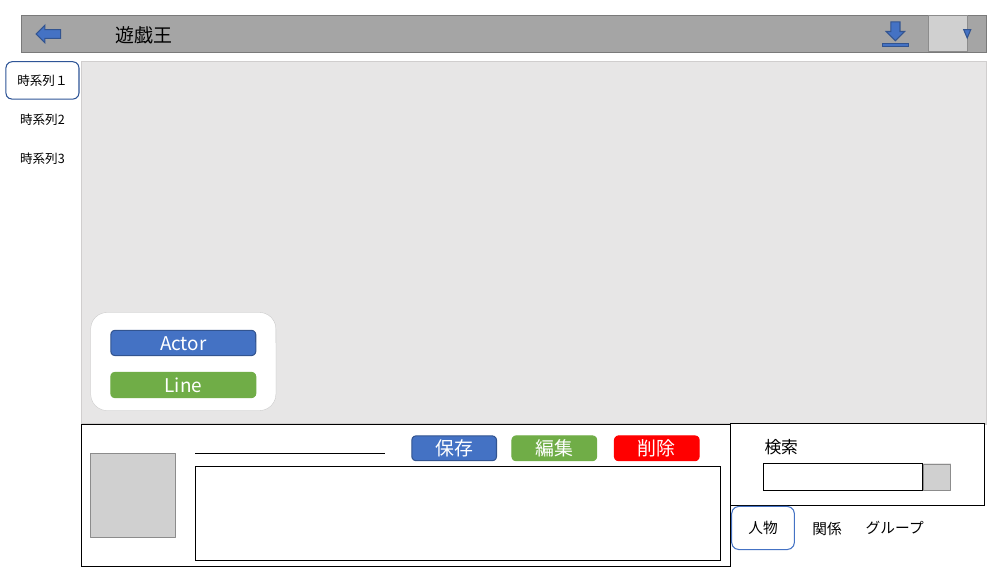
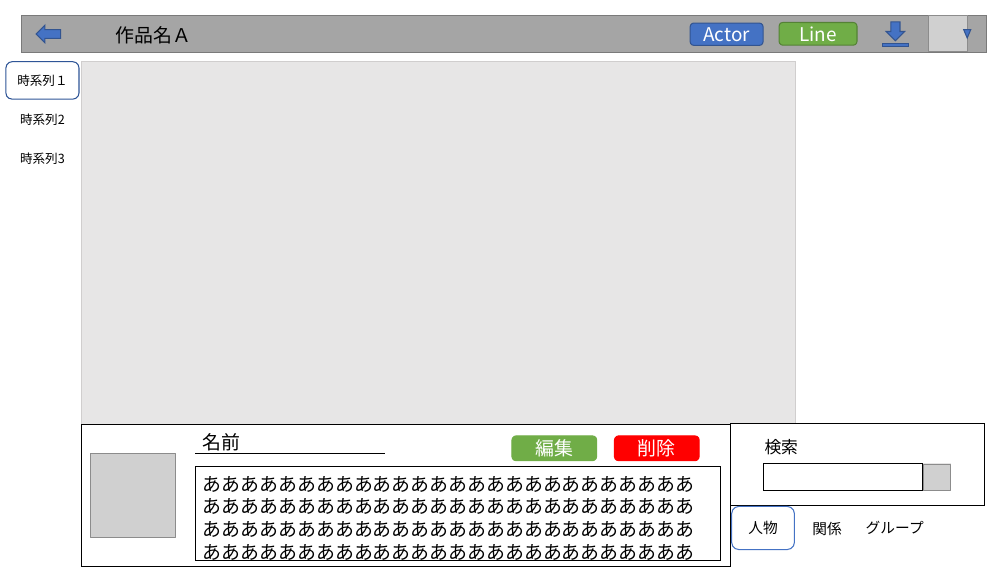
Before and after one commit to exitanz/graph, a slide deck: slide 3 of ゼミ用/02基本設計/画面設計図.pptx. Drawn at 1008x567 pixels with LibreOffice and Linux fonts; fonts in the diff are those of the drawing; grey boxes stand for pictures. Boxes give left, top, right and bottom in pixels: in the first picture for what was removed or moved away, otherwise in the second. Text is boxed around its words. In the diff, an @@ line names an element or a change of style, - is before the commit and + after.

```diff
--- a/ゼミ用/02基本設計/画面設計図.pptx
+++ b/ゼミ用/02基本設計/画面設計図.pptx
@@ text at <box>116,26,192,44</box>: text changed @@
-遊戯王
+作品名Ａ
@@ rounded rectangle "Actor": place and size @@
-rounded rectangle "Actor" at <box>111,330,256,355</box>
+rounded rectangle "Actor" at <box>690,23,763,46</box>
@@ rounded rectangle "Line": place and size @@
-rounded rectangle "Line" at <box>111,373,256,398</box>
+rounded rectangle "Line" at <box>780,23,858,45</box>
@@ rounded rectangle "Line" at <box>780,23,858,45</box>: outline #70AD47 1 pt to #548235 1 pt @@
@@ rectangle: place and size @@
-rectangle at <box>81,61,987,424</box>
+rectangle at <box>81,61,796,427</box>
@@ rounded rectangle removed at <box>91,312,276,411</box> @@
@@ text added at <box>203,433,241,454</box>, 18 pt, text #000000 @@
+名前
@@ rounded rectangle removed at <box>412,436,497,461</box> @@
-保存
@@ text added at <box>203,476,694,561</box>, 18 pt, text #000000 @@
+ああああああああああああああああああああああああああああああああああああああああああああああああああああああああああああああああああああああああああああああああああああああああああああああああああああああああ
```
Also in this commit, not shown: 4 slides added, 5 other files.
